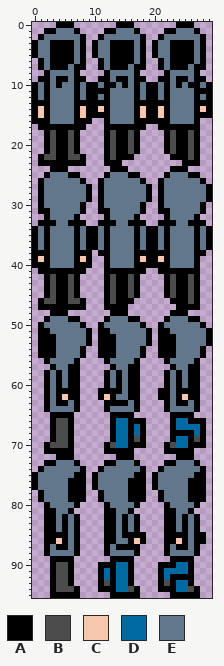
Two states of a sprite sheet, assets/char/pc2s.png. The picture above is the old version.
The file is 30x96 pixels. Colours within 5 levels of each other are drawn and written as one.
Palette (. is transparent): A #000000  B #4c4c4c  C #f7c7ad  D #0069a2  E #62778b
And afterwards:
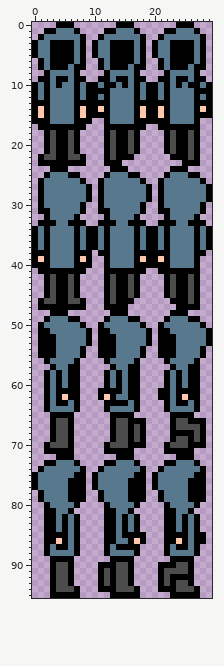
Log entry: Arreglo a error sprite sheet
What changed:
{"colour":"C","old":"#f7c7ad","new":"#ffc8ad"}
{"colour":"E","old":"#62778b","new":"#57788d"}
{"y":66,"x":14,"old":"DD","new":"BB"}
{"y":66,"x":24,"old":"DD","new":"BB"}
{"y":67,"x":14,"old":"DD","new":"BB"}
{"y":67,"x":17,"old":"D","new":"B"}
{"y":67,"x":24,"old":"DDDD","new":"BBBB"}
{"y":68,"x":14,"old":"DD","new":"BB"}
{"y":68,"x":17,"old":"D","new":"B"}
{"y":68,"x":27,"old":"D","new":"B"}
{"y":69,"x":14,"old":"DD","new":"BB"}
{"y":69,"x":24,"old":"DD","new":"BB"}
{"y":70,"x":14,"old":"DD","new":"BB"}
{"y":70,"x":24,"old":"DD","new":"BB"}
{"y":90,"x":14,"old":"DD","new":"BB"}
{"y":90,"x":24,"old":"DD","new":"BB"}
{"y":91,"x":12,"old":"D","new":"B"}
{"y":91,"x":14,"old":"DD","new":"BB"}
{"y":91,"x":22,"old":"DDDD","new":"BBBB"}
{"y":92,"x":12,"old":"D","new":"B"}
{"y":92,"x":14,"old":"DD","new":"BB"}
{"y":92,"x":22,"old":"D","new":"B"}
{"y":93,"x":14,"old":"DD","new":"BB"}
{"y":93,"x":24,"old":"DD","new":"BB"}
{"y":94,"x":14,"old":"DD","new":"BB"}
{"y":94,"x":24,"old":"DD","new":"BB"}
{"label":"changed","picture_box":[38,28,206,124]}
{"label":"changed","picture_box":[38,172,206,268]}
{"label":"changed","picture_box":[38,316,206,592]}
